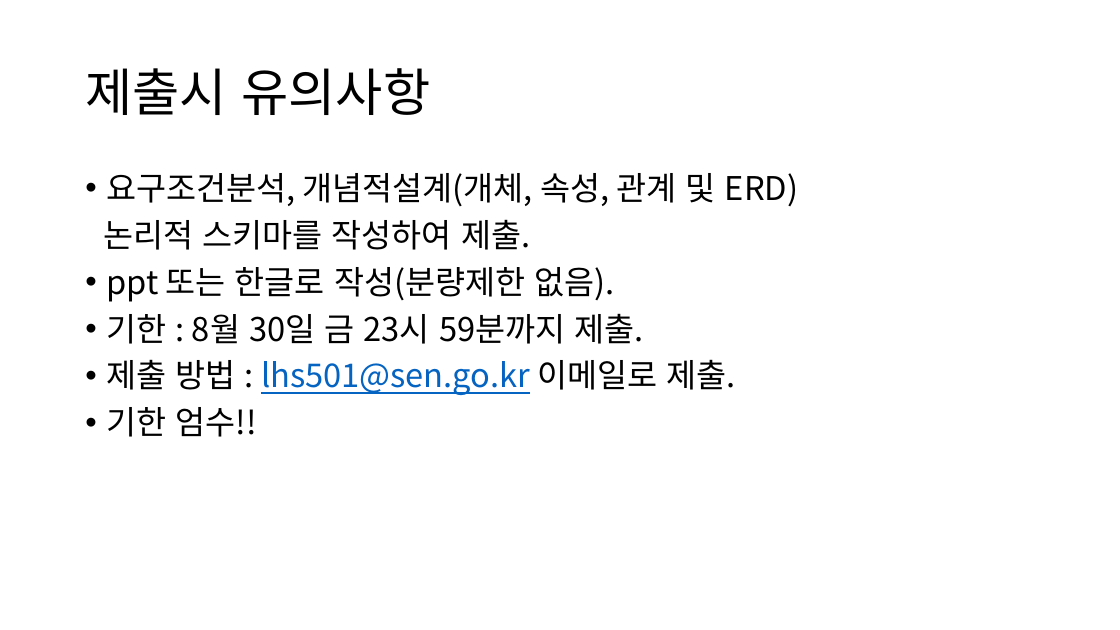
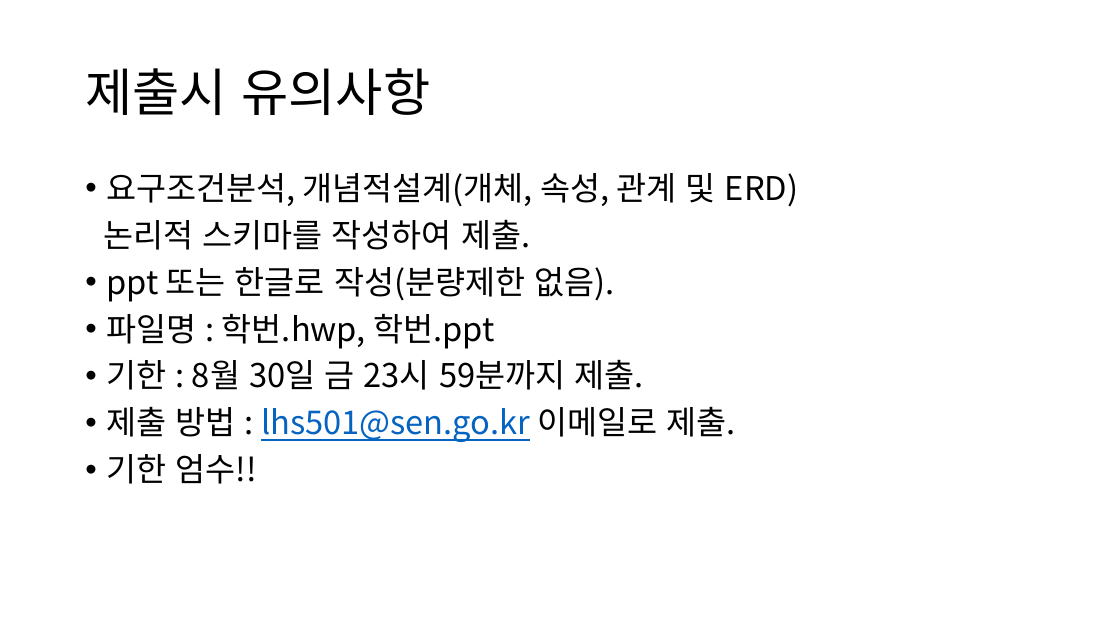
Before and after one commit to lhs501/2019DB, a slide deck: slide 8 of db proj.pptx. Drawn at 1120x630 pixels with LibreOffice and Linux fonts; fonts in the diff are those of the drawing. Boxes give left, top, right and bottom in pixels: in the first picture for what was removed or moved away, otherwise in the second. Text is boxed around its words. In the diff, an @@ line names an element or a change of style, - is before the commit and + after.

```diff
--- a/db proj.pptx
+++ b/db proj.pptx
@@ text at [106, 314, 494, 349]: paragraph added @@
+• 파일명 : 학번.hwp, 학번.ppt
```
